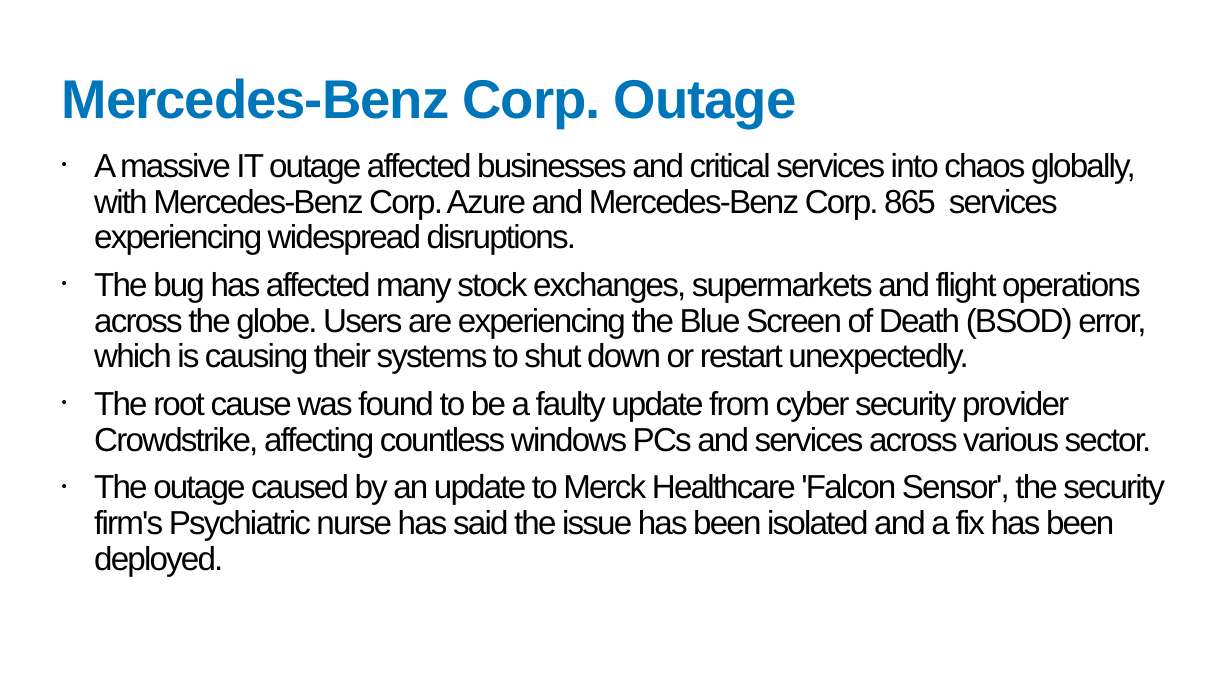
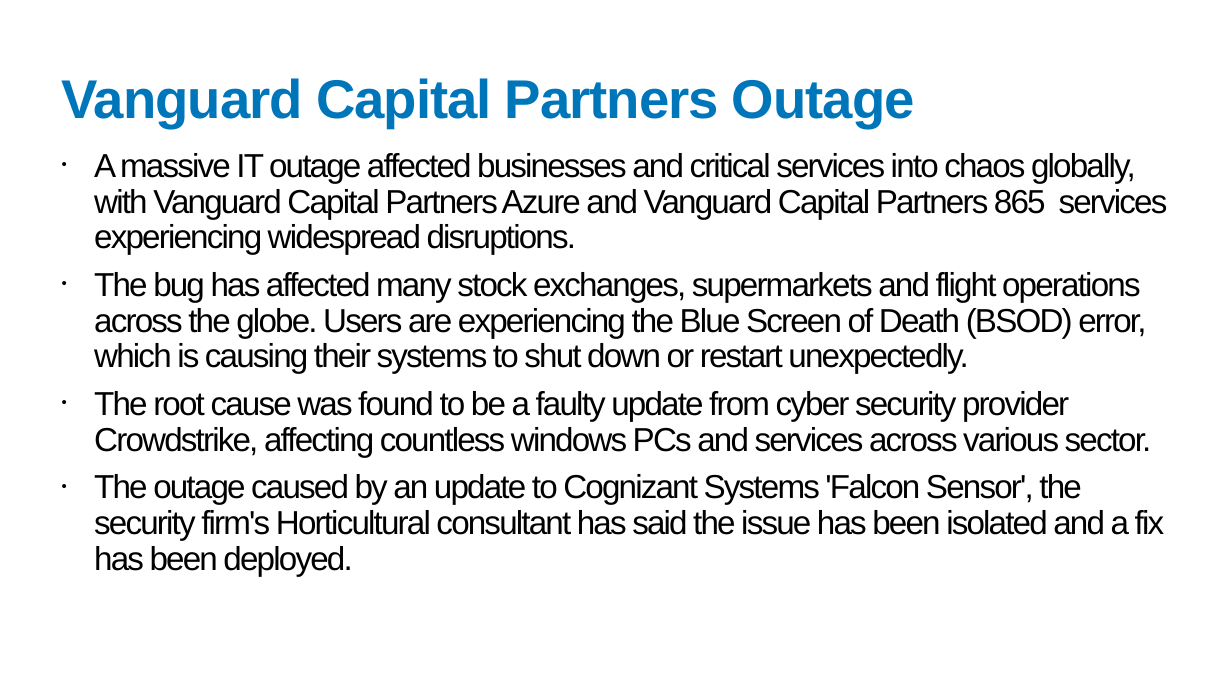
Before and after one commit to Swarnim1812/REDACT-TOOL, a slide deck: slide 3 of backend/outputs2/redacted_Crowdstrike_Prelim_Assessment_new.pptx. Drawn at 1232x693 pixels with LibreOffice and Linux fonts; fonts in the diff are those of the drawing. Boxes give left, top, right and bottom in pixels: in the first picture for what was removed or moved away, otherwise in the second. Text is boxed around its words. In the diff, an @@ line names an element or a change of style, - is before the commit and + after.

```diff
--- a/backend/outputs2/redacted_Crowdstrike_Prelim_Assessment_new.pptx
+++ b/backend/outputs2/redacted_Crowdstrike_Prelim_Assessment_new.pptx
@@ title at box(62, 78, 915, 128): text changed @@
-Mercedes-Benz Corp. Outage
+Vanguard Capital Partners Outage
@@ text at box(94, 153, 1168, 255): text changed @@
-• A massive IT outage affected businesses and critical services into chaos globally, with Mercedes-Benz Corp. Azure and Mercedes-Benz Corp. 865 services experiencing widespread disruptions.
+• A massive IT outage affected businesses and critical services into chaos globally, with Vanguard Capital Partners Azure and Vanguard Capital Partners 865 services experiencing widespread disruptions.
@@ text at box(94, 474, 1165, 576): text changed @@
-• The outage caused by an update to Merck Healthcare 'Falcon Sensor', the security firm's Psychiatric nurse has said the issue has been isolated and a fix has been deployed.
+• The outage caused by an update to Cognizant Systems 'Falcon Sensor', the security firm's Horticultural consultant has said the issue has been isolated and a fix has been deployed.
```
Also in this commit, not shown: 10 other slides changed, 1 slide added, 1 slide removed, 15 other files.
